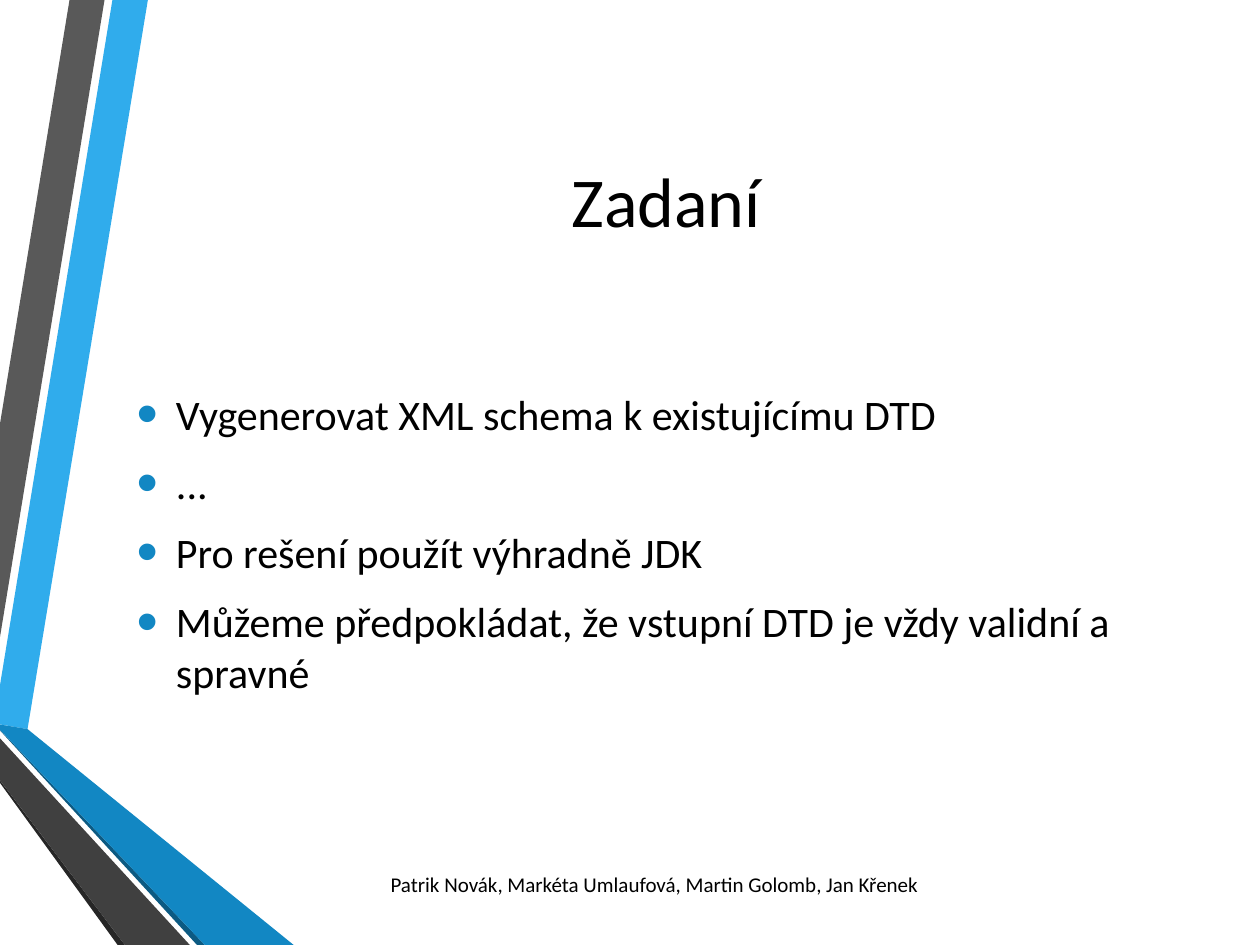
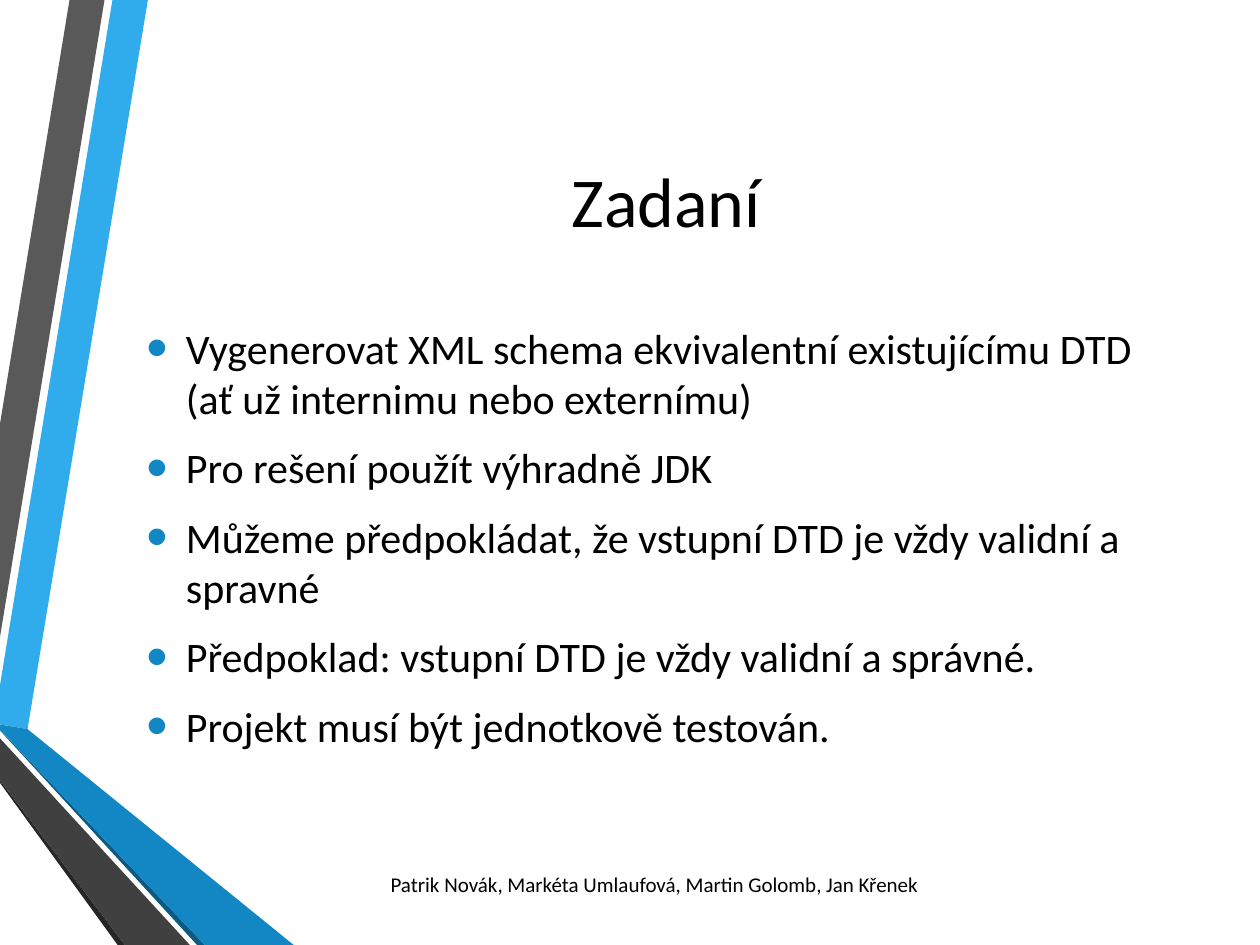
Before and after one commit to mmarky27/pb138_projekt, a slide deck: slide 3 of prezentace.pptx. Drawn at 1260x945 pixels with LibreOffice and Linux fonts; fonts in the diff are those of the drawing; background and template pictures are left out. Boxes give left, top, right and bottom in pixels: in the first picture for what was removed or moved away, otherwise in the second. Text is boxed around its words. In the diff, an @@ line names an element or a change of style, - is before the commit and + after.

```diff
--- a/prezentace.pptx
+++ b/prezentace.pptx
@@ text "Vygenerovat XML schema ekvivalentní existujícímu ...": place and size @@
-text "Vygenerovat XML schema ekvivalentní existujícímu ..." at (176,400,1109,695)
+text "Vygenerovat XML schema ekvivalentní existujícímu ..." at (186,334,1132,750)
@@ text at (186,334,1132,420): text changed @@
-• Vygenerovat XML schema k existujícímu DTD
-• ...
+• Vygenerovat XML schema ekvivalentní existujícímu DTD (ať už internimu nebo externímu)
@@ text at (186,642,1035,750): paragraphs added @@
+• Předpoklad: vstupní DTD je vždy validní a správné.
+• Projekt musí být jednotkově testován.
```
Also in this commit, not shown: 4 other slides changed.
